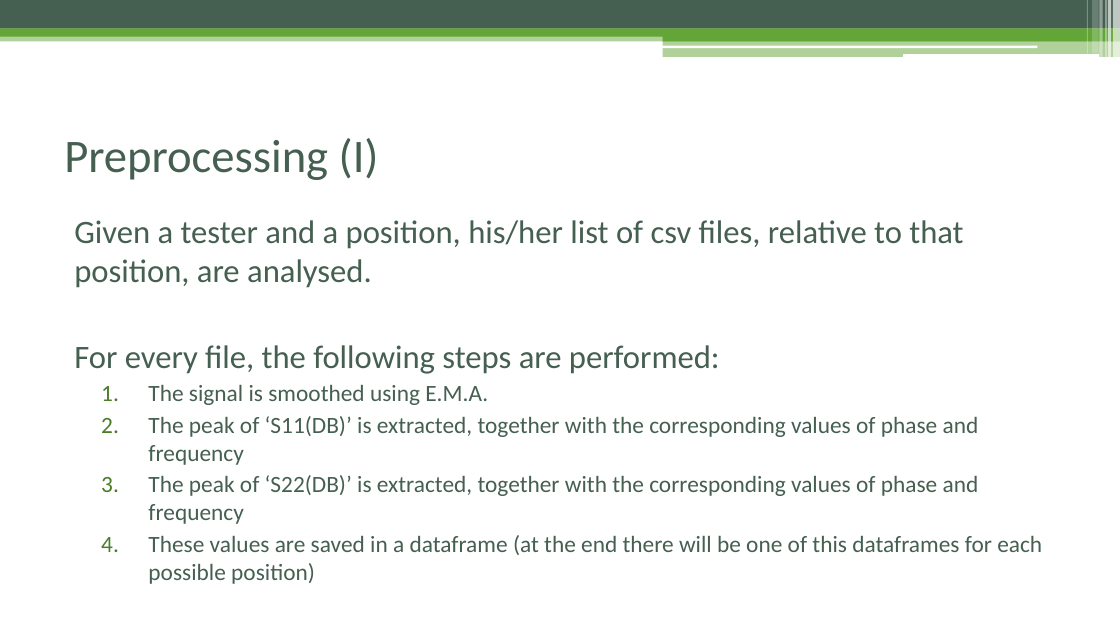
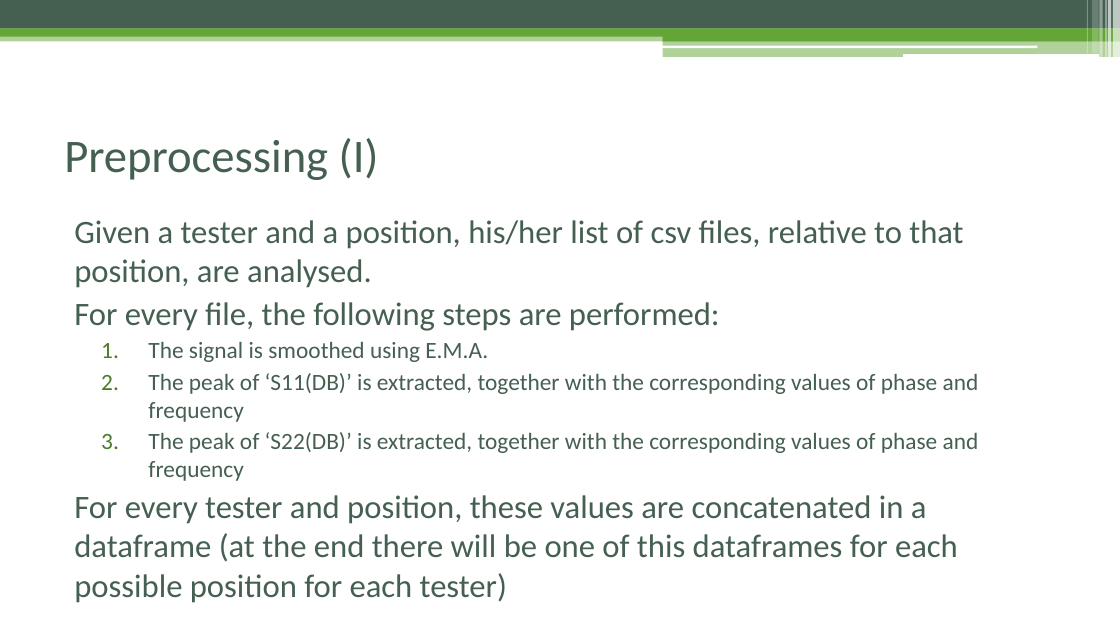
Before and after one commit to EmanueleTinghi/Data-Mining-Project, a slide deck: slide 6 of Docs/Presentation.pptx. Drawn at 1120x630 pixels with LibreOffice and Linux fonts; fonts in the diff are those of the drawing. Boxes give left, top, right and bottom in pixels: in the first picture for what was removed or moved away, otherwise in the second. Text is boxed around its words. In the diff, an @@ line names an element or a change of style, - is before the commit and + after.

```diff
--- a/Docs/Presentation.pptx
+++ b/Docs/Presentation.pptx
@@ text at [74, 495, 958, 603]: text changed; size 20 to 28 pt @@
-  4. These values are saved in a dataframe (at the end there will be one of this dataframes for each possible position)
+For every tester and position, these values are concatenated in a dataframe (at the end there will be one of this dataframes for each possible position for each tester)
```
Also in this commit, not shown: 2 other slides changed, 11 slides added, 10 slides removed, 3 other files.
